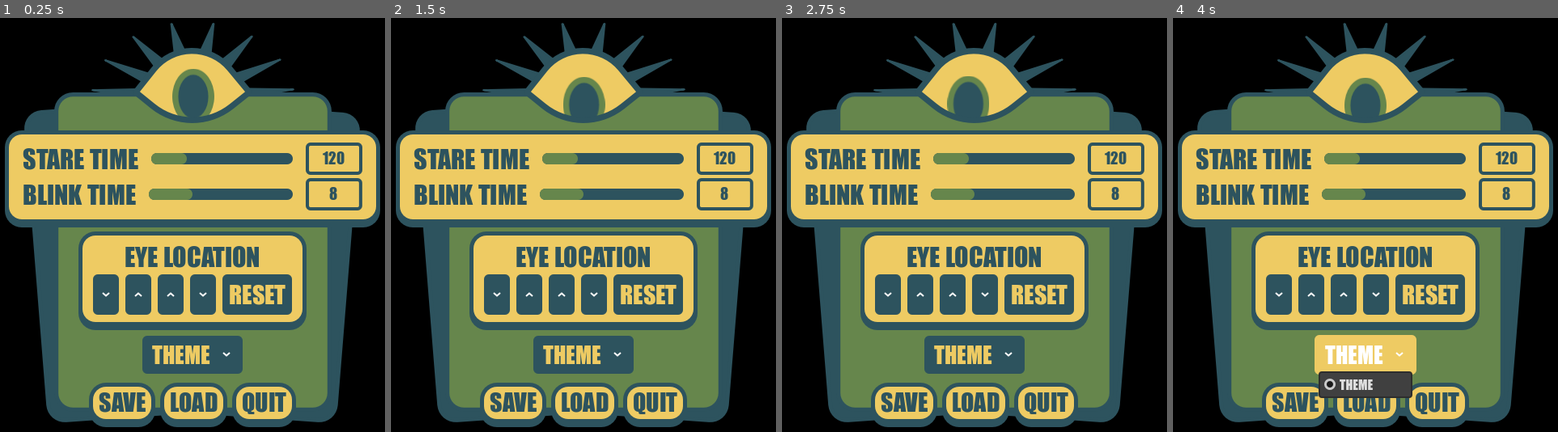
Above: before the commit, frames 1-4 (left to right).
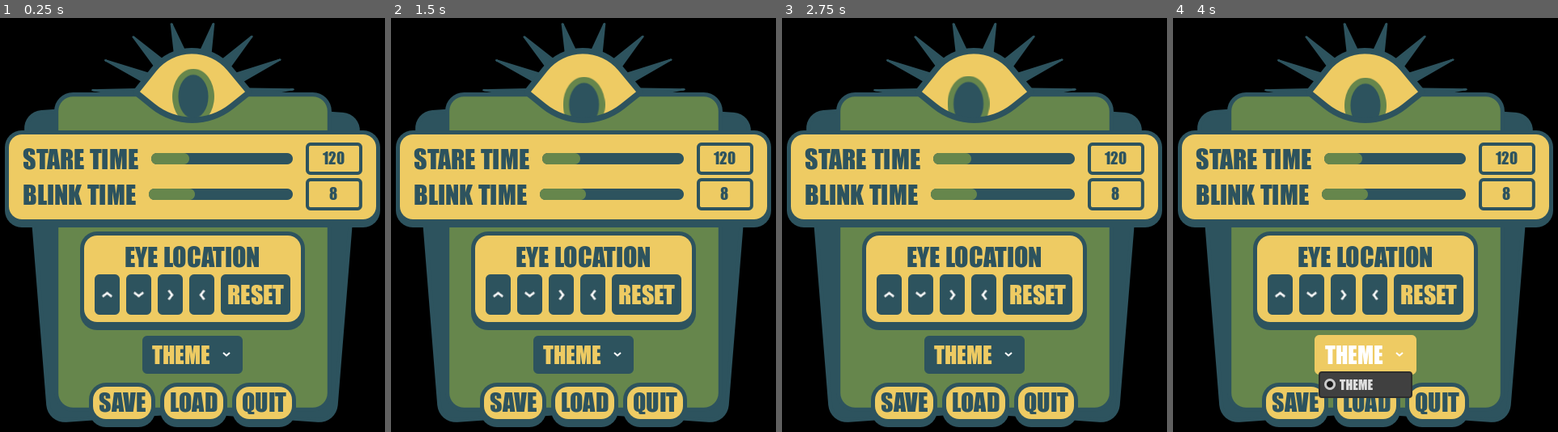
Above: after the commit, the same moments.

Repository: andi-matter/Blinkle
Game: Godot game, scene res://main_ui.tscn
Same seed, same stepped clock (60 frames per second), same inputs: the game is played once before the commit and once after it.
Inputs (mouse positions are in pixels of both pictures, inside the frame that each line leads up to; where the layout moved, square brackets give the same spot in the first picture):
- Up to frame 1 (0.25 s): no input
- Up to frame 2 (1.5 s): click (560, 295) at 0.5 s; click (591, 295) [595, 295] at 1.25 s
- Up to frame 3 (2.75 s): click (889, 295) at 2 s
- Up to frame 4 (4 s): click (1311, 295) at 2.75 s; click "THEME" at 3.5 s

The runs differ from the first frame. In frame 1, 1.2% of the frame differs, in the area x 20-80%, y 32-76%; in frame 2, 1.2%; in frame 3, 1.2%, in the area x 20-80%, y 19-76%; in frame 4, 1.2%.

Commit message:
theme stuff and settings

Diff:
--- a/eye_window.gd
+++ b/eye_window.gd
@@ -19,8 +19,8 @@
 		showhide_tween.kill()
 	showhide_tween = get_tree().create_tween()
 	showhide_tween.tween_property(content_control, "modulate:a", 1.0, 0.3).set_trans(Tween.TRANS_CUBIC).set_ease(Tween.EASE_IN)
-	blink_dummy.animated = true
-	blink_dummy.blink()
+	#blink_dummy.animated = true
+	#blink_dummy.blink()
 	pass
 
 func hide_content():
--- a/green_theme.tres
+++ b/green_theme.tres
@@ -23,13 +23,16 @@
 expand_margin_bottom = 3.0
 
 [sub_resource type="Gradient" id="Gradient_edg4p"]
-offsets = PackedFloat32Array(0)
-colors = PackedColorArray(0.09803922, 0.09803922, 0.09803922, 0)
+offsets = PackedFloat32Array(0.8678161)
+colors = PackedColorArray(0.4, 0.5019608, 0.27450982, 0)
 
 [sub_resource type="GradientTexture2D" id="GradientTexture2D_p1ek5"]
 gradient = SubResource("Gradient_edg4p")
-width = 8
-height = 8
+width = 20
+height = 20
+fill = 1
+fill_from = Vector2(0.508547, 0.51282054)
+fill_to = Vector2(0.89316237, 0.10683761)
 
 [sub_resource type="StyleBoxFlat" id="StyleBoxFlat_p1ek5"]
 bg_color = Color(0.4, 0.5254902, 0.29803923, 1)
@@ -95,7 +98,7 @@
 Button/styles/pressed = SubResource("StyleBoxFlat_fkvwx")
 HBoxContainer/constants/separation = 16
 HSlider/icons/grabber = SubResource("GradientTexture2D_p1ek5")
-HSlider/icons/grabber_disabled = null
+HSlider/icons/grabber_disabled = SubResource("GradientTexture2D_p1ek5")
 HSlider/icons/grabber_highlight = SubResource("GradientTexture2D_p1ek5")
 HSlider/styles/grabber_area = SubResource("StyleBoxFlat_p1ek5")
 HSlider/styles/grabber_area_highlight = SubResource("StyleBoxFlat_p1ek5")
--- a/hover_anim.gd
+++ b/hover_anim.gd
@@ -3,6 +3,7 @@
 
 @export var hover_animated : bool = true
 @export var click_animated : bool = true
+@export var release_animated : bool = false
 @export var click_button_index : int = MOUSE_BUTTON_LEFT
 
 @export var detect_control : Control
@@ -43,11 +44,11 @@
 	pass
 
 func _on_gui_input_detect(event : InputEvent):
-	if !click_animated:
+	if !click_animated and !release_animated:
 		return
 	if event is InputEventMouseButton:
 		if event.button_index == click_button_index:
-			if event.is_pressed():
+			if event.is_pressed() and click_animated:
 				if click_tween:
 					click_tween.kill()
 				click_tween = get_tree().create_tween()
@@ -57,6 +58,16 @@
 				click_tween.tween_property(animated_control, "offset_transform_scale:x", scale, 0.1).set_trans(Tween.TRANS_BACK).set_ease(Tween.EASE_OUT)
 
 				click_tween.chain().tween_property(animated_control, "offset_transform_scale", Vector2.ONE, 0.1)
+			elif event.is_released() and release_animated:
+				if click_tween:
+					click_tween.kill()
+				click_tween = get_tree().create_tween()
+				click_tween.set_parallel(true)
+				var scale = max(1.2 * scale_multiplier, 1.05)
+				click_tween.tween_property(animated_control, "offset_transform_scale:y", scale * 0.8, 0.05).set_trans(Tween.TRANS_BACK)
+				click_tween.tween_property(animated_control, "offset_transform_scale:x", scale, 0.08).set_trans(Tween.TRANS_BACK).set_ease(Tween.EASE_OUT)
+
+				click_tween.chain().tween_property(animated_control, "offset_transform_scale", Vector2.ONE, 0.07).set_trans(Tween.TRANS_CUBIC).set_ease(Tween.EASE_IN_OUT)
 				pass
 
 func _on_mouse_exited_detect():
--- a/main_ui.tscn
+++ b/main_ui.tscn
@@ -19,15 +19,7 @@
 
 [sub_resource type="Theme" id="Theme_81ket"]
 
-[sub_resource type="DPITexture" id="DPITexture_sd2ej"]
-_source = "<svg xmlns=\"http://www.w3.org/2000/svg\" width=\"16\" height=\"8\"><path fill=\"none\" stroke=\"#fff\" stroke-width=\"2\" d=\"m12 2-4 3.5L4 2\"/></svg>
-"
-
 [sub_resource type="DPITexture" id="DPITexture_dnsp1"]
-_source = "<svg xmlns=\"http://www.w3.org/2000/svg\" width=\"16\" height=\"8\"><path fill=\"none\" stroke=\"#fff\" stroke-width=\"2\" d=\"m4 6 4-3.5L12 6\"/></svg>
-"
-
-[sub_resource type="DPITexture" id="DPITexture_ilgax"]
 _source = "<svg xmlns=\"http://www.w3.org/2000/svg\" width=\"16\" height=\"8\"><path fill=\"none\" stroke=\"#fff\" stroke-width=\"2\" d=\"m4 6 4-3.5L12 6\"/></svg>
 "
 
@@ -208,16 +200,6 @@
 theme = ExtResource("14_sd2ej")
 theme_override_constants/separation = 14
 
-[node name="HoverAnim" parent="SettingsMenu" unique_id=1335067367 node_paths=PackedStringArray("detect_control", "animated_control") instance=ExtResource("15_dnsp1")]
-hover_animated = false
-detect_control = NodePath("../PanelContainer/MarginContainer/VBoxContainer/HBoxContainer3/TimePauseSlider")
-animated_control = NodePath("../PanelContainer")
-
-[node name="HoverAnim2" parent="SettingsMenu" unique_id=1882980409 node_paths=PackedStringArray("detect_control", "animated_control") instance=ExtResource("15_dnsp1")]
-hover_animated = false
-detect_control = NodePath("../PanelContainer/MarginContainer/VBoxContainer/HBoxContainer4/TimeBlinkSlider")
-animated_control = NodePath("../PanelContainer")
-
 [node name="PanelContainer" type="PanelContainer" parent="SettingsMenu" unique_id=1647049613]
 custom_minimum_size = Vector2(447.665, 0)
 layout_mode = 2
@@ -254,6 +236,13 @@
 max_value = 600.0
 value = 120.0
 
+[node name="HoverAnim" parent="SettingsMenu/PanelContainer/MarginContainer/VBoxContainer/HBoxContainer3/TimePauseSlider" unique_id=1335067367 node_paths=PackedStringArray("detect_control", "animated_control") instance=ExtResource("15_dnsp1")]
+hover_animated = false
+click_animated = false
+release_animated = true
+detect_control = NodePath("..")
+animated_control = NodePath("../../../../..")
+
 [node name="PauseEdit" type="LineEdit" parent="SettingsMenu/PanelContainer/MarginContainer/VBoxContainer/HBoxContainer3" unique_id=1168105848]
 layout_mode = 2
 text = "120"
@@ -273,6 +262,13 @@
 autowrap_mode = 0
 horizontal_alignment = 1
 vertical_alignment = 1
+
+[node name="HoverAnim2" parent="SettingsMenu/PanelContainer/MarginContainer/VBoxContainer/HBoxContainer4/TimePause" unique_id=1882980409 node_paths=PackedStringArray("detect_control", "animated_control") instance=ExtResource("15_dnsp1")]
+hover_animated = false
+click_animated = false
+release_animated = true
+detect_control = NodePath("../../TimeBlinkSlider")
+animated_control = NodePath("../../../../..")
 
 [node name="TimeBlinkSlider" type="HSlider" parent="SettingsMenu/PanelContainer/MarginContainer/VBoxContainer/HBoxContainer4" unique_id=786188505]
 layout_mode = 2
@@ -321,23 +317,71 @@
 [node name="UpButton" type="Button" parent="SettingsMenu/HBoxContainer2/PanelContainer/MarginContainer/VBoxContainer/LocationGrid" unique_id=2022474581]
 layout_mode = 2
 size_flags_horizontal = 4
-icon = SubResource("DPITexture_sd2ej")
+offset_transform_enabled = true
+offset_transform_visual_only = false
+text = "   "
 icon_alignment = 1
 
+[node name="TextureRect" type="TextureRect" parent="SettingsMenu/HBoxContainer2/PanelContainer/MarginContainer/VBoxContainer/LocationGrid/UpButton" unique_id=1333471738]
+layout_mode = 1
+anchors_preset = 15
+anchor_right = 1.0
+anchor_bottom = 1.0
+grow_horizontal = 2
+grow_vertical = 2
+texture = SubResource("DPITexture_dnsp1")
+stretch_mode = 5
+
 [node name="DownButton" type="Button" parent="SettingsMenu/HBoxContainer2/PanelContainer/MarginContainer/VBoxContainer/LocationGrid" unique_id=1667485396]
 layout_mode = 2
 size_flags_horizontal = 4
-icon = SubResource("DPITexture_dnsp1")
+text = "   "
 icon_alignment = 1
 
+[node name="TextureRect" type="TextureRect" parent="SettingsMenu/HBoxContainer2/PanelContainer/MarginContainer/VBoxContainer/LocationGrid/DownButton" unique_id=809609686]
+layout_mode = 1
+anchors_preset = 15
+anchor_right = 1.0
+anchor_bottom = 1.0
+grow_horizontal = 2
+grow_vertical = 2
+rotation = 3.1415927
+pivot_offset_ratio = Vector2(0.5, 0.5)
+texture = SubResource("DPITexture_dnsp1")
+stretch_mode = 5
+
 [node name="RightButton" type="Button" parent="SettingsMenu/HBoxContainer2/PanelContainer/MarginContainer/VBoxContainer/LocationGrid" unique_id=1577496882]
 layout_mode = 2
-icon = SubResource("DPITexture_ilgax")
+text = "   "
 icon_alignment = 1
 
+[node name="TextureRect" type="TextureRect" parent="SettingsMenu/HBoxContainer2/PanelContainer/MarginContainer/VBoxContainer/LocationGrid/RightButton" unique_id=1432629325]
+layout_mode = 1
+anchors_preset = 15
+anchor_right = 1.0
+anchor_bottom = 1.0
+grow_horizontal = 2
+grow_vertical = 2
+rotation = 1.5707964
+pivot_offset_ratio = Vector2(0.5, 0.5)
+texture = SubResource("DPITexture_dnsp1")
+stretch_mode = 5
+
 [node name="LeftButton" type="Button" parent="SettingsMenu/HBoxContainer2/PanelContainer/MarginContainer/VBoxContainer/LocationGrid" unique_id=1192853577]
 layout_mode = 2
-icon = SubResource("DPITexture_sd2ej")
+text = "   "
+
+[node name="TextureRect" type="TextureRect" parent="SettingsMenu/HBoxContainer2/PanelContainer/MarginContainer/VBoxContainer/LocationGrid/LeftButton" unique_id=910219604]
+layout_mode = 1
+anchors_preset = 15
+anchor_right = 1.0
+anchor_bottom = 1.0
+grow_horizontal = 2
+grow_vertical = 2
+rotation = -1.5707964
+pivot_offset_ratio = Vector2(0.5, 0.5)
+texture = SubResource("DPITexture_dnsp1")
+stretch_mode = 5
 
 [node name="ResetLocation" type="Button" parent="SettingsMenu/HBoxContainer2/PanelContainer/MarginContainer/VBoxContainer/LocationGrid" unique_id=1733865231]
 layout_mode = 2
--- a/settings_manager.gd
+++ b/settings_manager.gd
@@ -60,7 +60,7 @@
 
 
 func _on_right_button_button_down() -> void:
-	slide_x = -1
+	slide_x = 1
 	pass # Replace with function body.
 
 
@@ -70,7 +70,7 @@
 
 
 func _on_left_button_button_down() -> void:
-	slide_x = 1
+	slide_x = -1
 	pass # Replace with function body.
 
 
Not shown, changed: Blinkle.exe
Not shown, changed: Blinkle.pck
